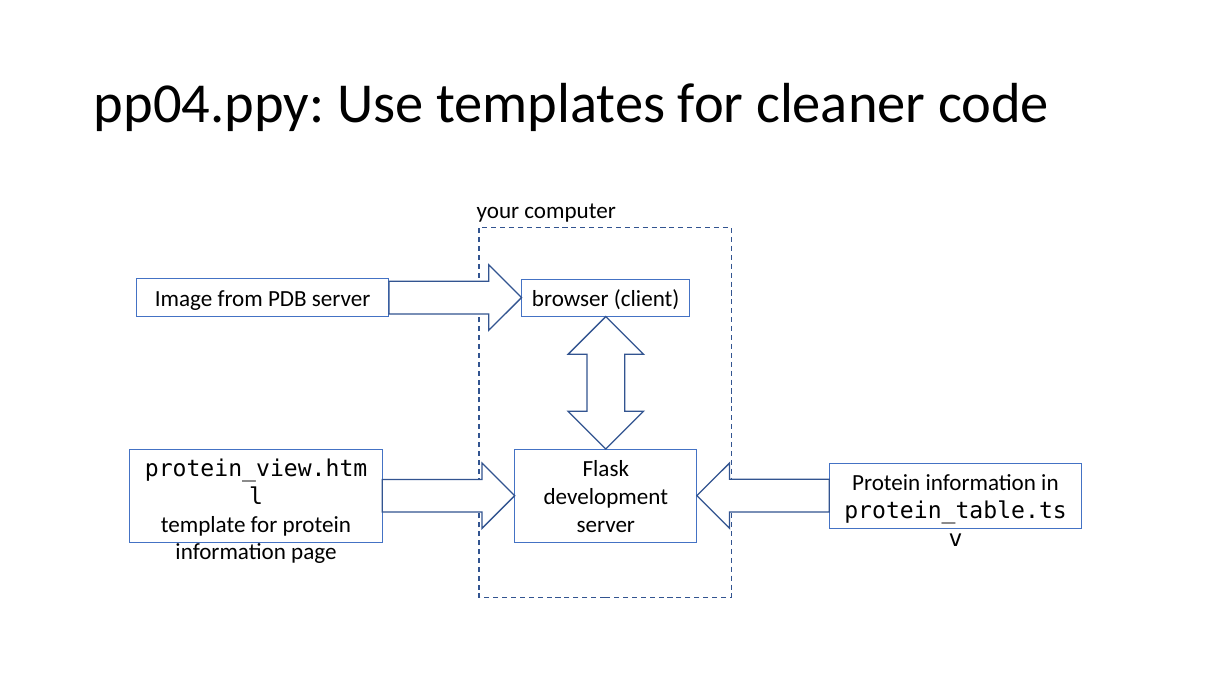
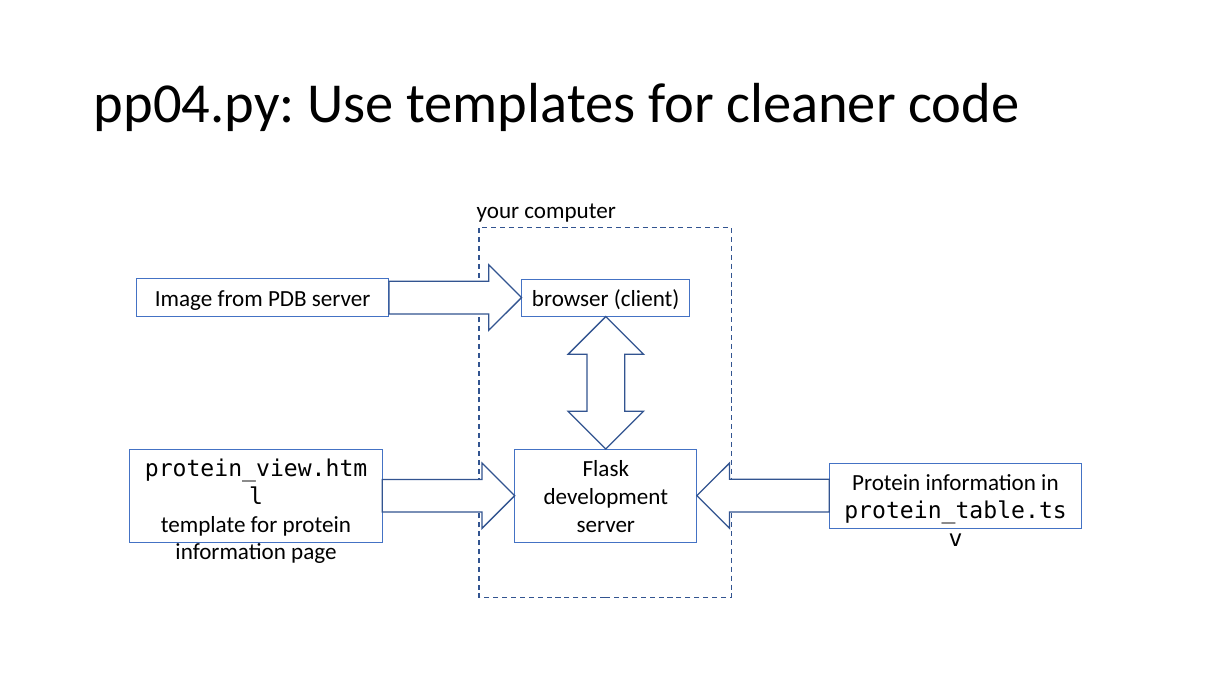
Before and after one commit to conradbessant/webintro, a slide deck: slide 6 of explanation.pptx. Drawn at 1232x693 pixels with LibreOffice and Linux fonts; fonts in the diff are those of the drawing. Boxes give left, top, right and bottom in pixels: in the first picture for what was removed or moved away, otherwise in the second. Text is boxed around its words. In the diff, an @@ line names an element or a change of style, - is before the commit and + after.

Commit message:
Fixed even more typos (in the PPT)

```diff
--- a/explanation.pptx
+++ b/explanation.pptx
@@ title at <box>94,82,1019,131</box>: text changed @@
-pp04.ppy: Use templates for cleaner code
+pp04.py: Use templates for cleaner code
```
Also in this commit, not shown: 3 other slides changed, 1 slide removed.
